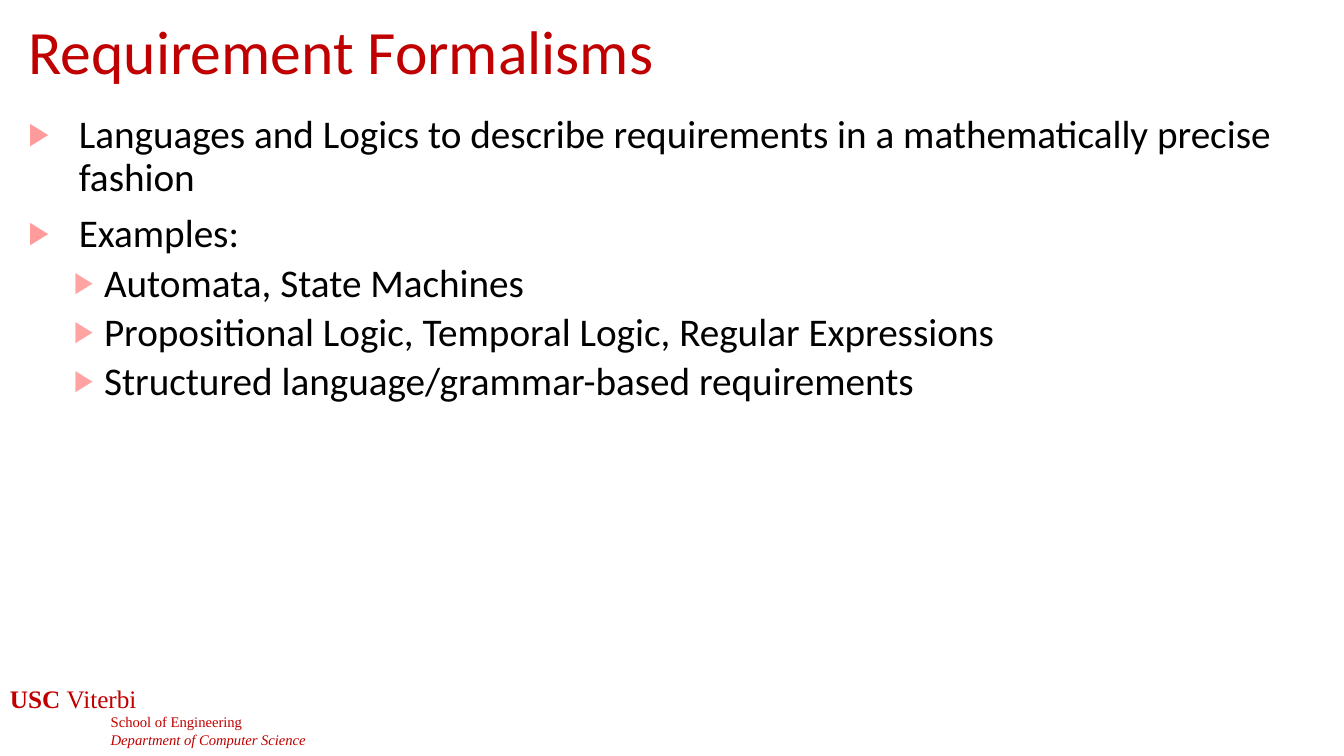
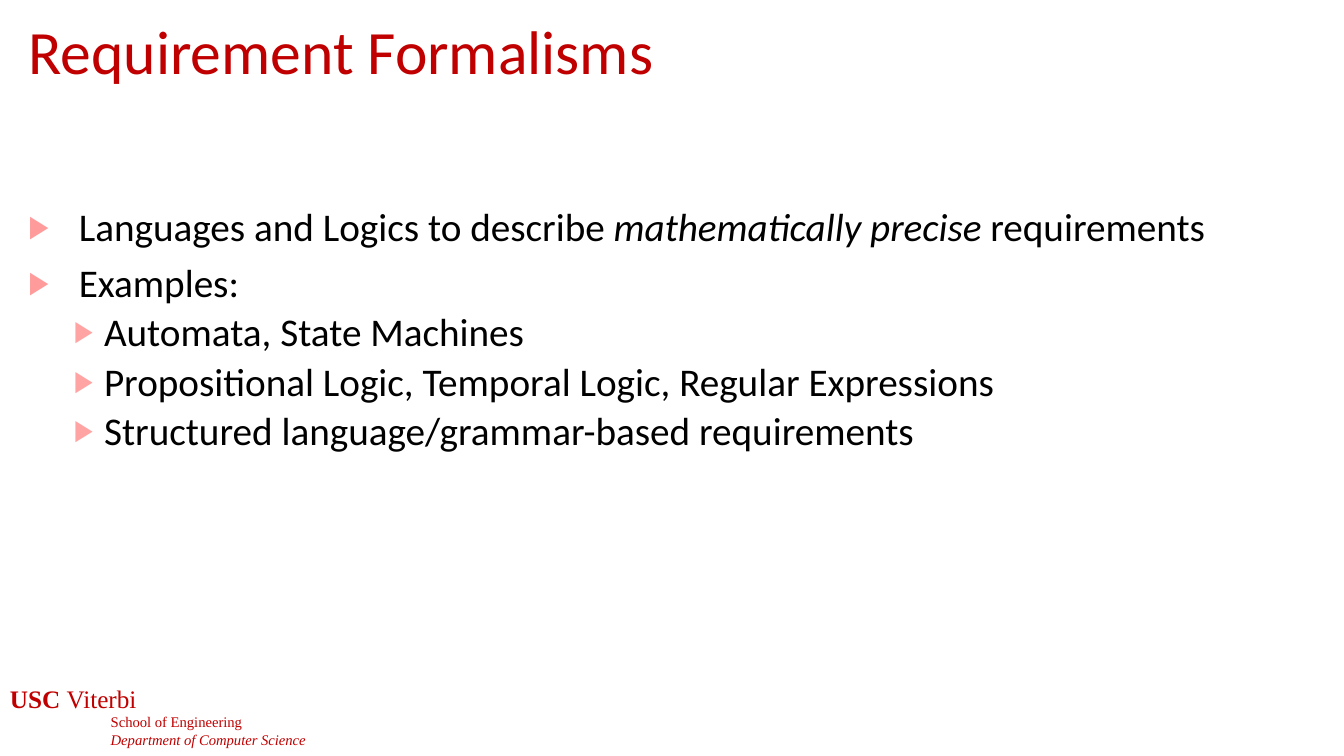
Before and after one commit to jdeshmukh/jdeshmukh.github.io, a slide deck: slide 9 of teaching/cs513-autocps-fall-2024/slides/LTL.pptx. Drawn at 1344x756 pixels with LibreOffice and Linux fonts; fonts in the diff are those of the drawing; background and template pictures are left out. Boxes give left, top, right and bottom in pixels: in the first picture for what was removed or moved away, otherwise in the second. Text is boxed around its words. In the diff, an @@ line names an element or a change of style, - is before the commit and + after.

```diff
--- a/teaching/cs513-autocps-fall-2024/slides/LTL.pptx
+++ b/teaching/cs513-autocps-fall-2024/slides/LTL.pptx
@@ text "Languages and Logics to describe ...": place and size @@
-text "Languages and Logics to describe ..." at <box>79,120,1271,402</box>
+text "Languages and Logics to describe ..." at <box>79,213,1205,452</box>
@@ text at <box>79,213,1205,248</box>: text changed @@
-▶ Languages and Logics to describe requirements in a mathematically precise fashion
+▶ Languages and Logics to describe mathematically precise requirements
```
Also in this commit, not shown: 4 other slides changed, 1 slide added, 3 other files.
